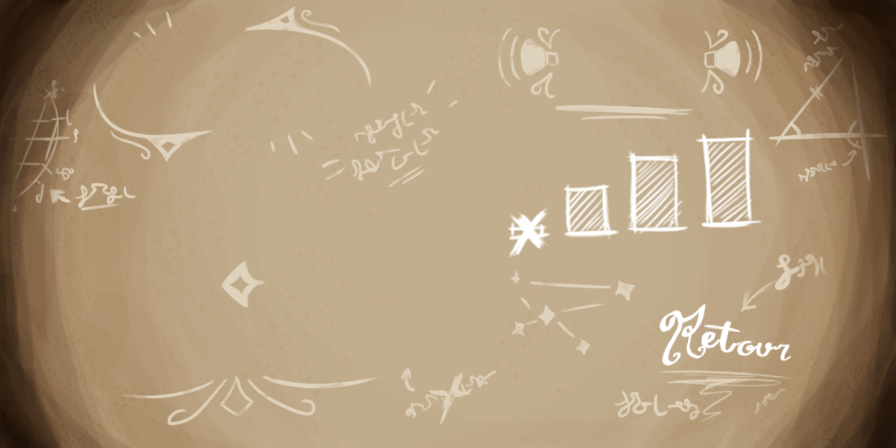
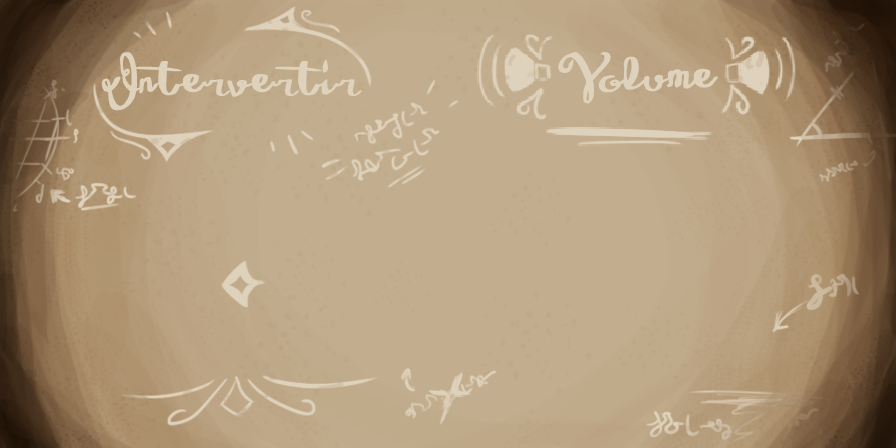
Layer changes from the first 896x448 image to the second:
added layer "Intervertir" above "Volume" over [101, 52, 362, 111]
added layer "Volume" above "intervertir PC droit" over [558, 52, 718, 104]
hid "vol_100" over [695, 128, 763, 229]
hid "vol_60" over [626, 150, 689, 234]
hid "vol_30" over [563, 184, 619, 241]
hid "vol_0" over [507, 207, 551, 258]
painted on "lueur écriture" over [405, 23, 896, 444]
painted on "écriture" over [476, 23, 896, 444]
hid "Retour" over [659, 304, 792, 367]
